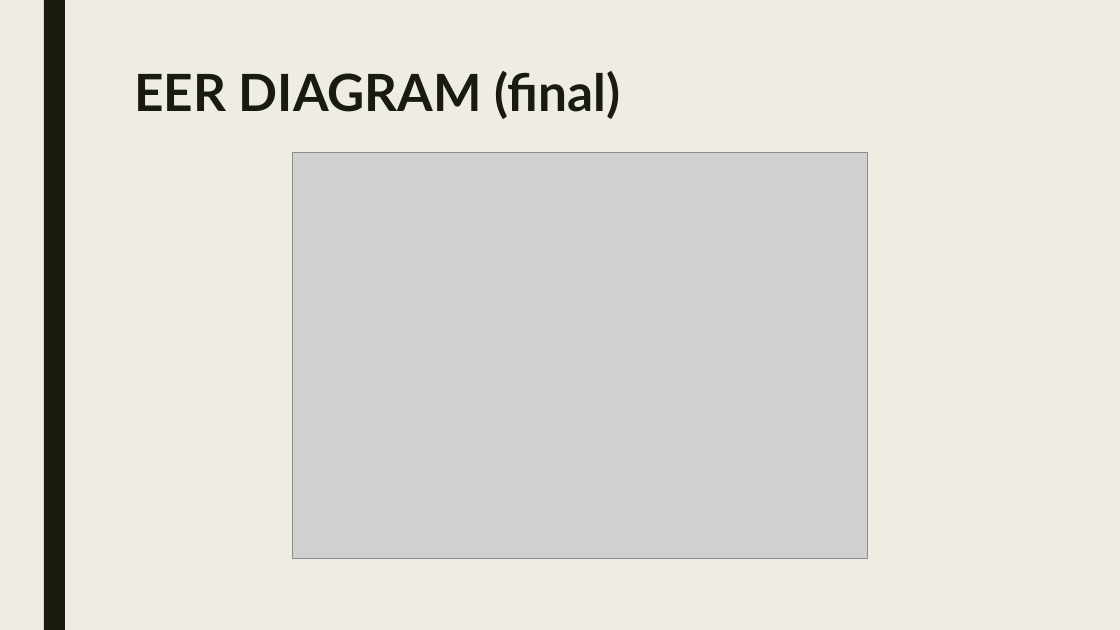
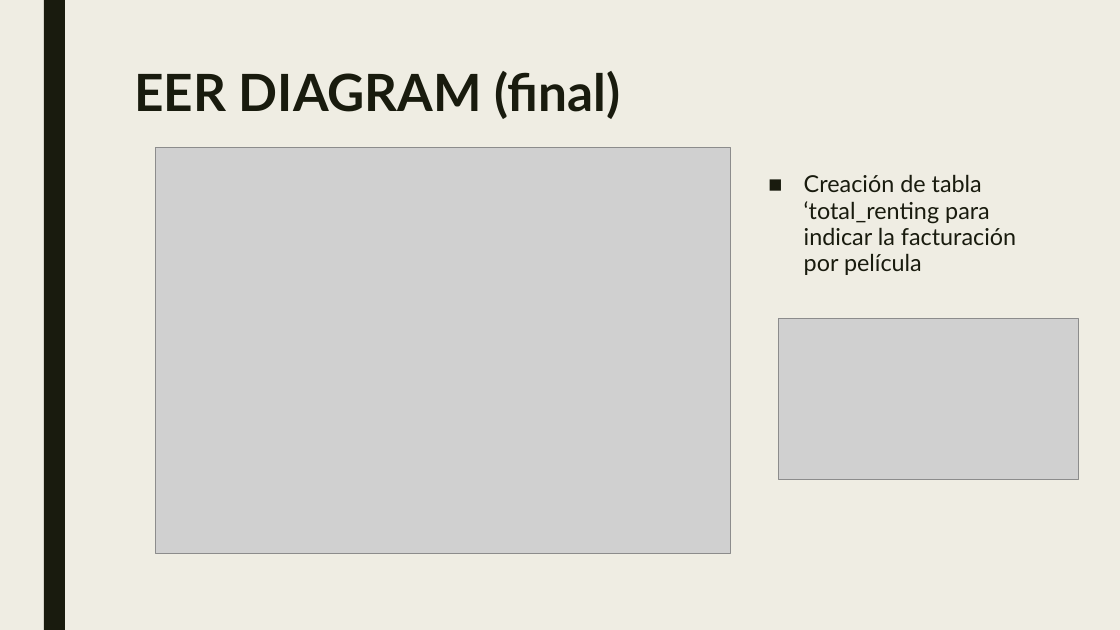
Before and after one commit to Davidteje/w3-database-project, a slide deck: slide 7 of W3 Project - Building mySQL Data-base_David Tejedor.pptx. Drawn at 1120x630 pixels with LibreOffice and Linux fonts; fonts in the diff are those of the drawing; grey boxes stand for pictures. Boxes give left, top, right and bottom in pixels: in the first picture for what was removed or moved away, otherwise in the second. Text is boxed around its words. In the diff, an @@ line names an element or a change of style, - is before the commit and + after.

```diff
--- a/W3 Project - Building mySQL Data-base_David Tejedor.pptx
+++ b/W3 Project - Building mySQL Data-base_David Tejedor.pptx
@@ picture: place and size @@
-picture at <box>292,152,867,559</box>
+picture at <box>155,147,730,554</box>
@@ text added at <box>804,174,1016,275</box>, 20 pt, text #191B0E @@
+■ Creación de tabla ‘total_renting para indicar la facturación por película
@@ picture added at <box>779,318,1079,480</box> @@
```
Also in this commit, not shown: 1 other slide changed, 2 other files.
